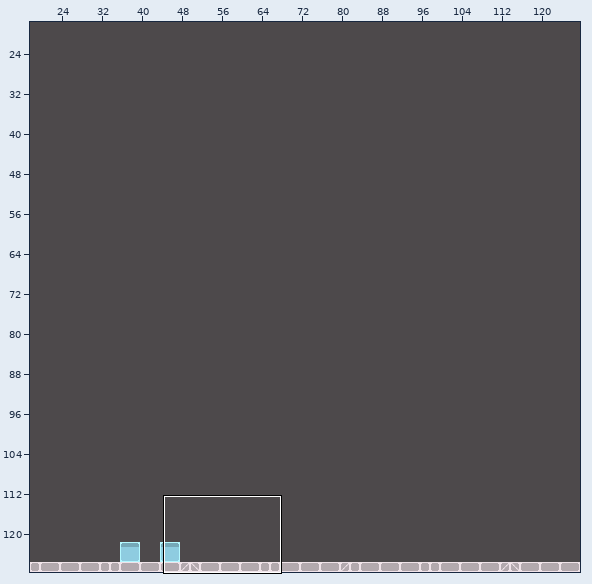
Level history. Tiled map: scratch/map.tmx. The first picture is a wide view before the edit; the outline marks the close-up.
Close-up. Before:
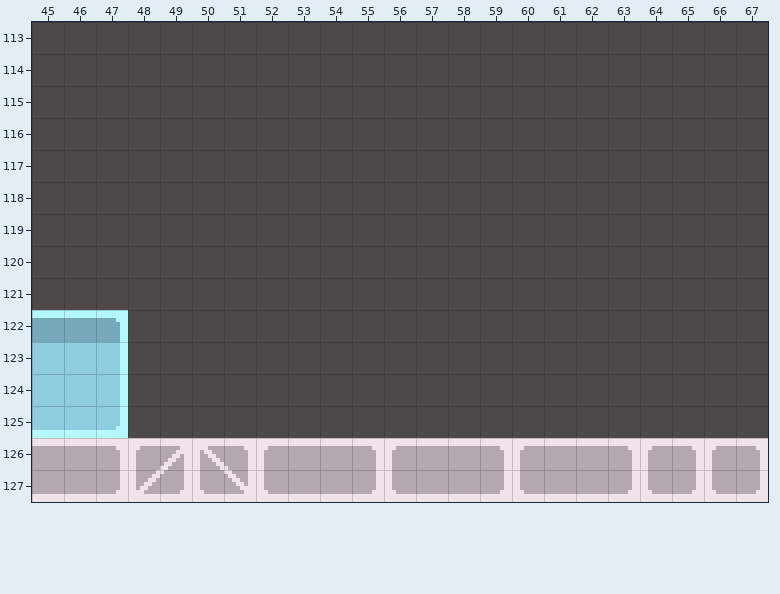
Cells are 8x8 px. Shown: x 45..67, y 113..127.
After the commit:
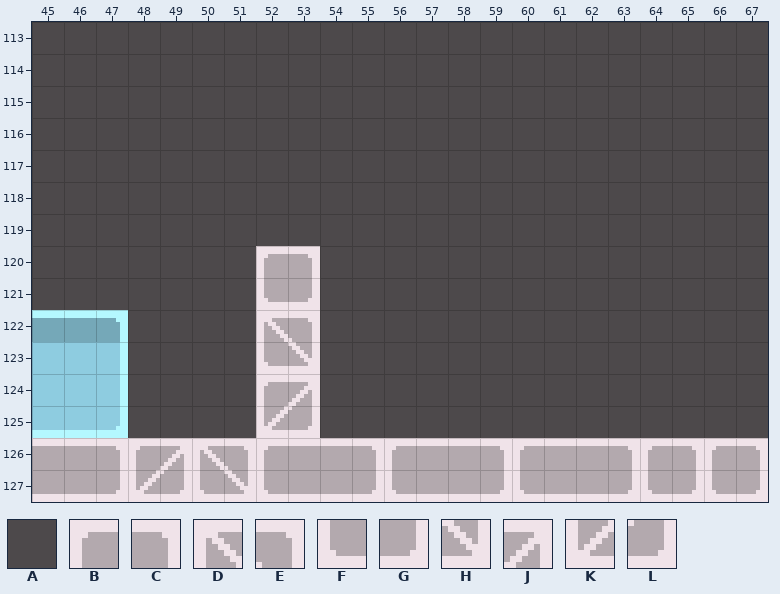
Key: from "tiles": A 0, B 192, C 195, D 198, E 199, F 208, G 211, H 215, J 231, K 246, L 247.
_ is an empty cell.
Diff:
Layer "layer":
Tile A gives way to tile B in row 120 at x 52; in row 124 at x 52.
Tile A gives way to tile C in row 120 at x 53.
Tile A gives way to tile D in row 122 at x 52.
Tile A gives way to tile E in row 122 at x 53.
Tile A gives way to tile F in row 121 at x 52; in row 123 at x 52.
Tile A gives way to tile G in row 121 at x 53.
Tile A gives way to tile H in row 123 at x 53.
Tile A gives way to tile J in row 124 at x 53.
Tile A gives way to tile K in row 125 at x 52.
Tile A gives way to tile L in row 125 at x 53.
Boxes around the changes in both close-ups, in picture pixels (x1, y1, x2, y2):
changed: (256, 246, 320, 438)
